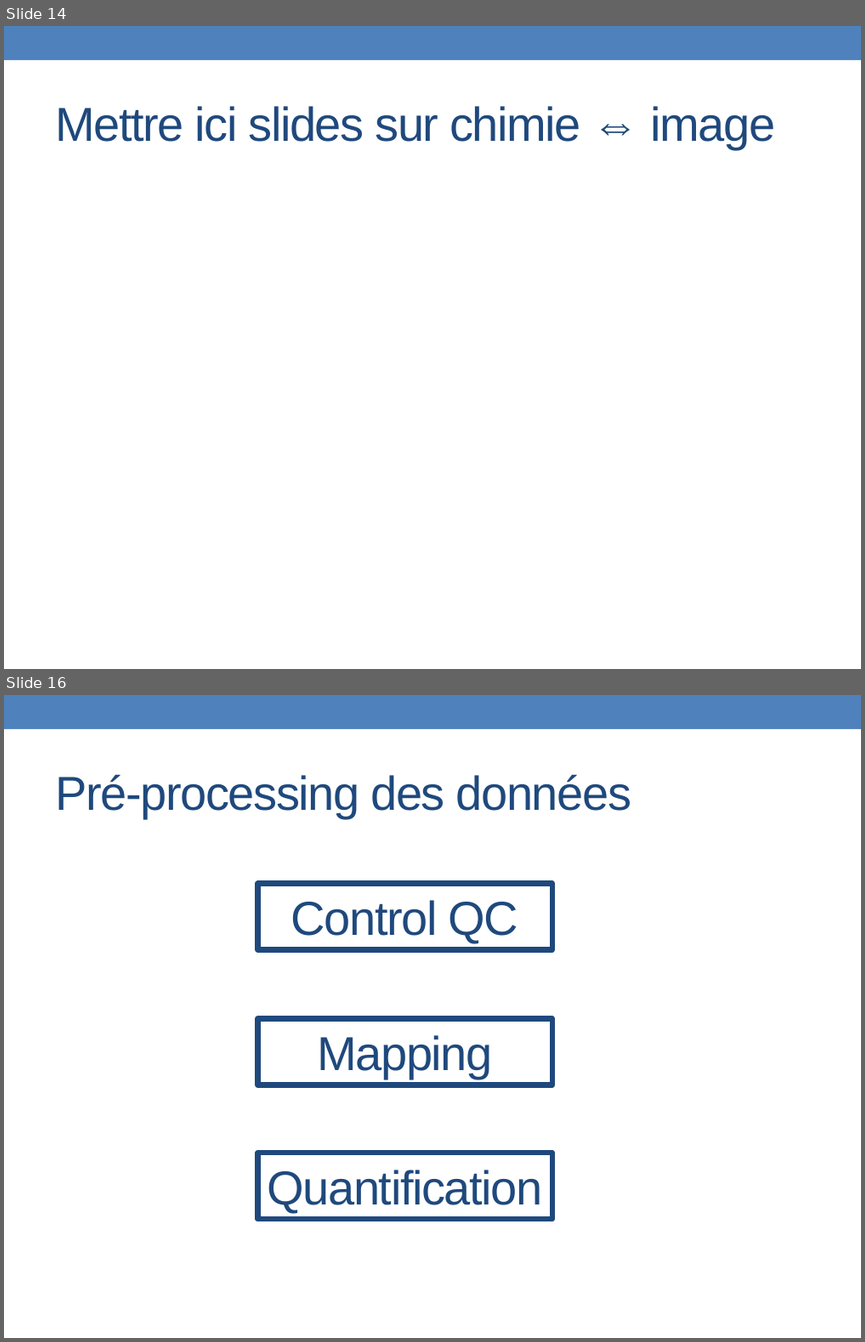
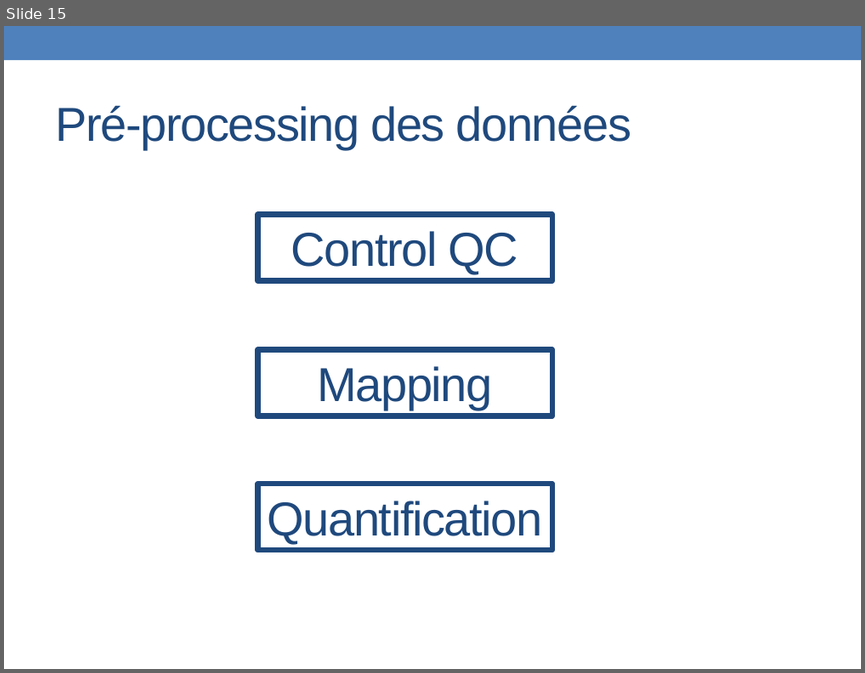
Before and after one commit to PF-BB/CentraleSupelec-R-genomics, a slide deck: docs/source/TP2/TP2_2061124.pptx. Shown one above the other, each under a label of ours: slides 14 and 16 before the commit, slide 15 after it; the slides between them are not shown. The pictures are 865x1342 and 865x673 pixels, drawn with LibreOffice and Linux fonts; fonts in the diff are those of the drawing. Boxes give left, top, right and bottom in pixels: in the first picture for what was removed or moved away, otherwise in the second. Text is boxed around its words. In the diff, an @@ line names an element or a change of style, - is before the commit and + after.

```diff
--- a/docs/source/TP2/TP2_2061124.pptx
+++ b/docs/source/TP2/TP2_2061124.pptx
@@ slide 14 removed at box(4, 26, 861, 669), background #FFFFFF; not listed: 1 template element that a slide beside it also shows @@
@@ title removed at box(55, 106, 775, 149) @@
-Mettre ici slides sur chimie ⇔ image
@@ what was slide 16 is now slide 15 @@
```
Also in this commit, not shown: 1 slide changed, 1 slide added, 3 other slides removed, 11 other files.
